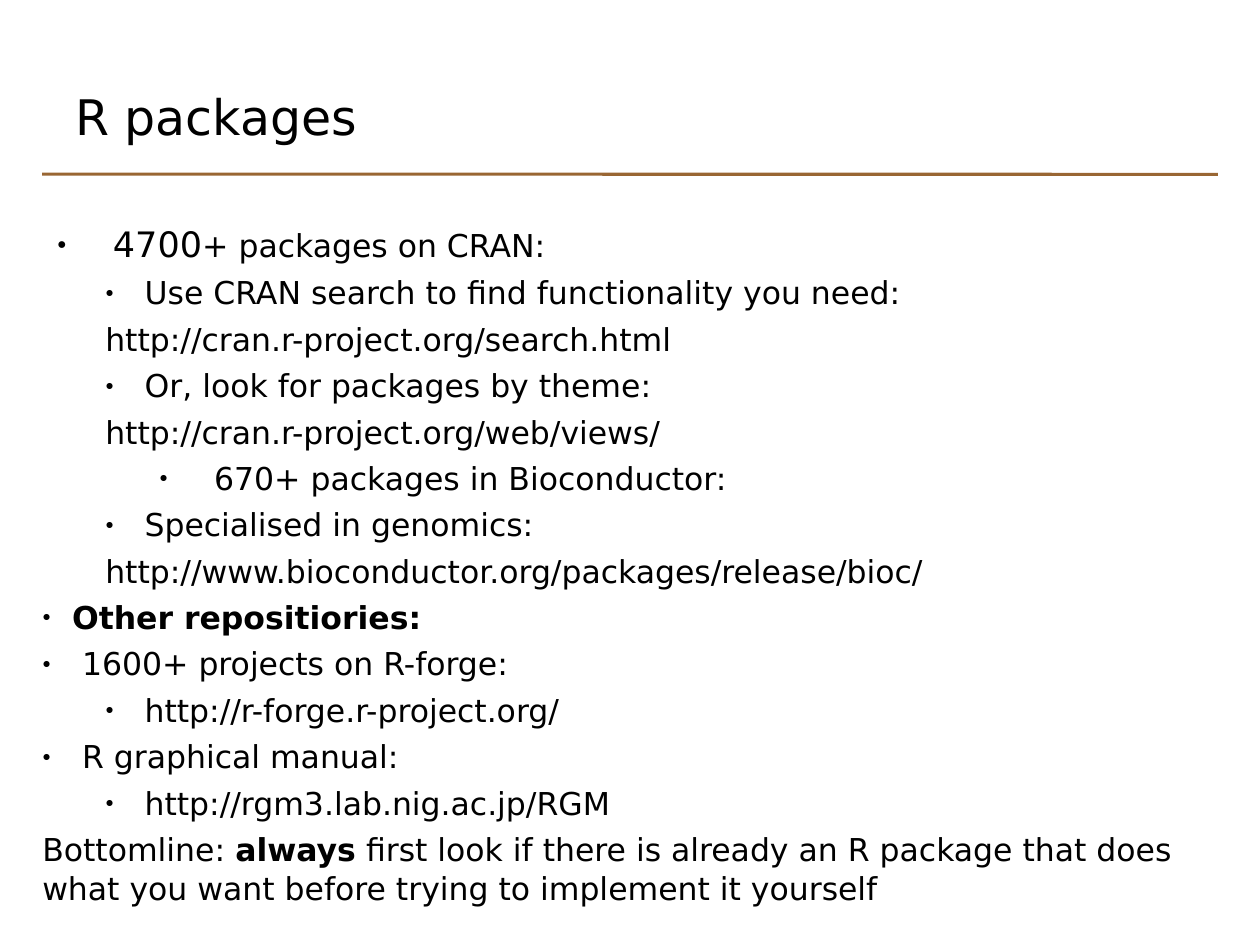
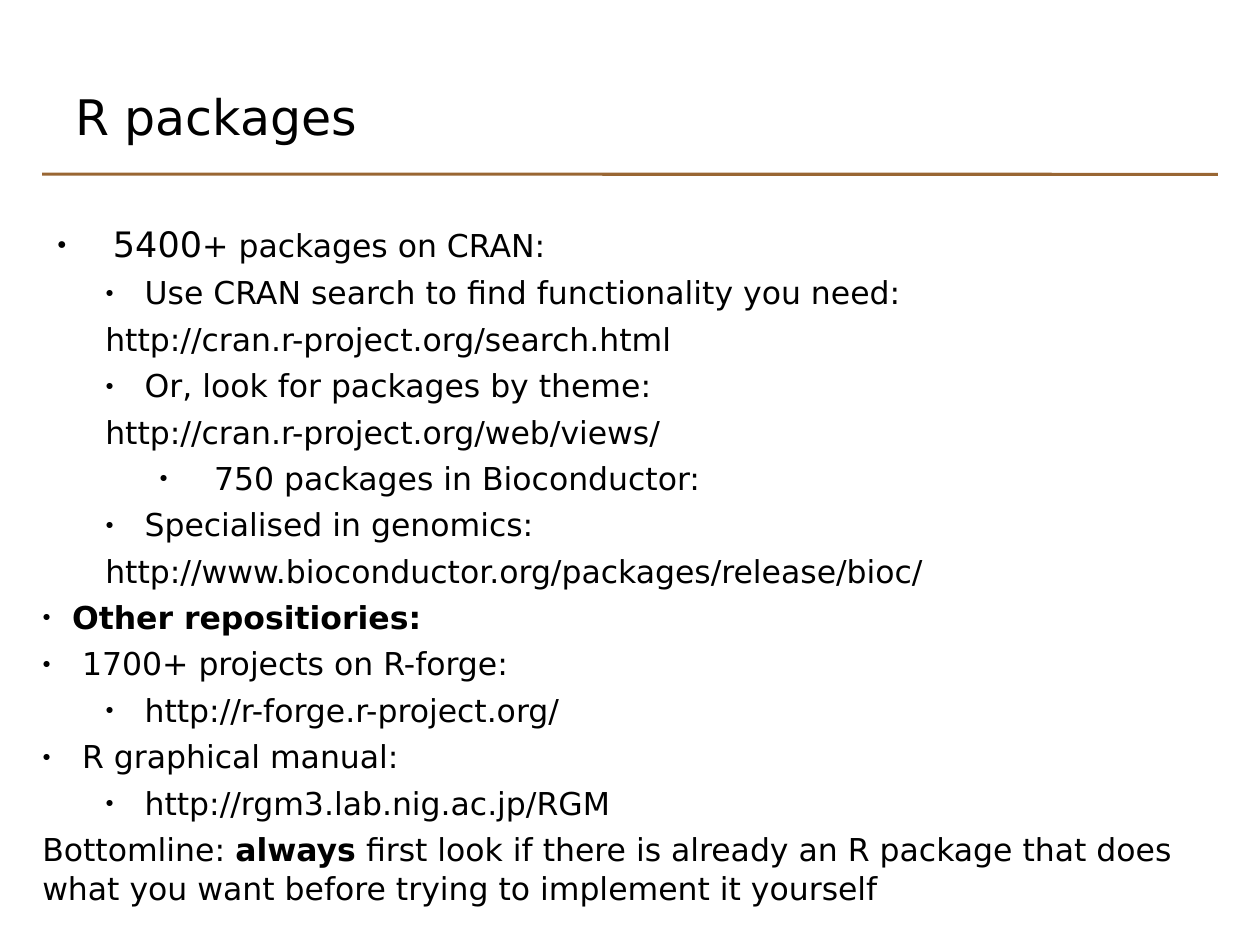
Before and after one commit to johnomics/basicr, a slide deck: slide 29 of Basic_R_Day_1_slides.odp. Drawn at 1260x945 pixels with LibreOffice and Linux fonts; fonts in the diff are those of the drawing. Boxes give left, top, right and bottom in pixels: in the first picture for what was removed or moved away, otherwise in the second. Text is boxed around its words. In the diff, an @@ line names an element or a change of style, - is before the commit and + after.

```diff
--- a/Basic_R_Day_1_slides.odp
+++ b/Basic_R_Day_1_slides.odp
@@ text at <box>113,231,545,264</box>: text changed @@
-● 4700+ packages on CRAN:
+● 5400+ packages on CRAN:
@@ text at <box>214,466,700,497</box>: text changed @@
-● 670+ packages in Bioconductor:
+● 750 packages in Bioconductor:
@@ text at <box>82,651,508,682</box>: text changed @@
-● 1600+ projects on R-forge:
+● 1700+ projects on R-forge:
```
Also in this commit, not shown: 11 other slides changed, 1 slide added, 39 other files.
